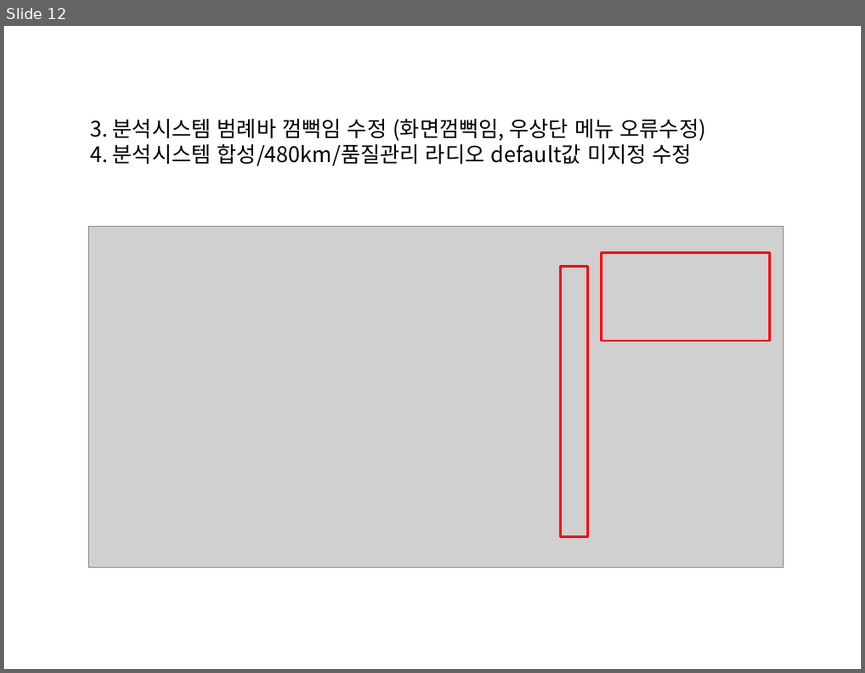
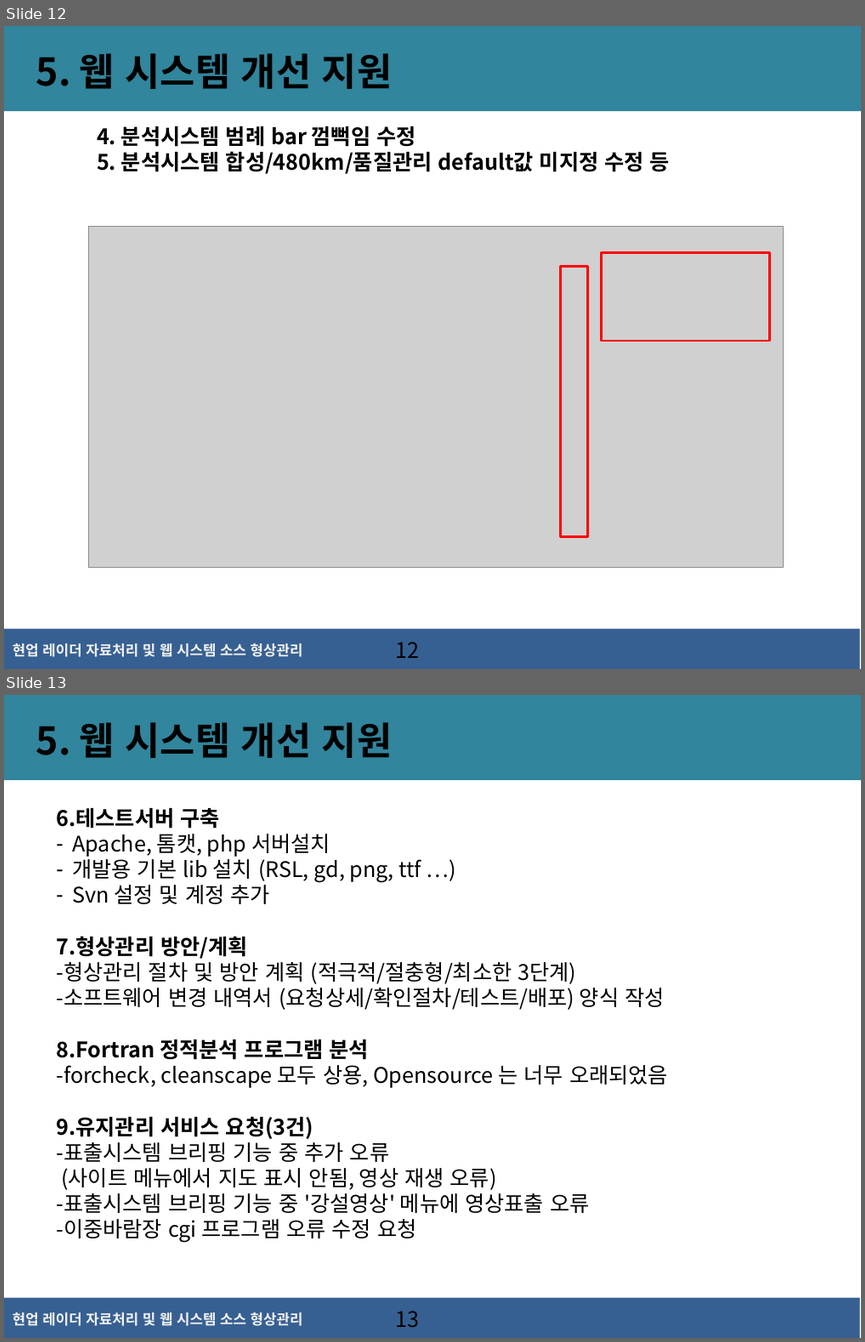
Before and after one commit to kodak00/FirstJava, a slide deck: 현업 레이더자료처리 및 웹시스템 소스 형상관리(김언식).pptx. Shown one above the other, each under a label of ours: slide 12 before the commit, slides 12 and 13 after it. The pictures are 865x673 and 865x1342 pixels, drawn with LibreOffice and Linux fonts; fonts in the diff are those of the drawing; grey boxes stand for pictures; background and template pictures are left out. Boxes give left, top, right and bottom in pixels: in the first picture for what was removed or moved away, otherwise in the second. Text is boxed around its words. In the diff, an @@ line names an element or a change of style, - is before the commit and + after.

```diff
--- a/현업 레이더자료처리 및 웹시스템 소스 형상관리(김언식).pptx
+++ b/현업 레이더자료처리 및 웹시스템 소스 형상관리(김언식).pptx
@@ slide 13 added at [4, 695, 861, 1338], background #FFFFFF; not listed: 3 template elements that a slide beside it also shows @@
@@ text added at [36, 722, 392, 758], 32 pt, text #000000, bold @@
+5. 웹 시스템 개선 지원
@@ text added at [56, 808, 668, 1242], 18 pt, text #000000 @@
+6.테스트서버 구축
+– Apache, 톰캣, php 서버설치
+– 개발용 기본 lib 설치 (RSL, gd, png, ttf …)
+– Svn 설정 및 계정 추가
+7.형상관리 방안/계획
+-형상관리 절차 및 방안 계획 (적극적/절충형/최소한 3단계)
+-소프트웨어 변경 내역서 (요청상세/확인절차/테스트/배포) 양식 작성
+8.Fortran 정적분석 프로그램 분석
+-forcheck, cleanscape 모두 상용, Opensource 는 너무 오래되었음
+9.유지관리 서비스 요청(3건)
+-표출시스템 브리핑 기능 중 추가 오류
+(사이트 메뉴에서 지도 표시 안됨, 영상 재생 오류)
+-표출시스템 브리핑 기능 중 '강설영상' 메뉴에 영상표출 오류
+-이중바람장 cgi 프로그램 오류 수정 요청
@@ page number added at [395, 1310, 419, 1327], 18 pt, text #000000 @@
+13
@@ slide 12 changed as well @@
@@ rectangle added at [4, 26, 861, 111], fill #31859C @@
@@ text added at [36, 53, 392, 89], 32 pt, text #000000, bold @@
+5. 웹 시스템 개선 지원
@@ text at [97, 126, 670, 174]: text changed; bold on @@
-3. 분석시스템 범례바 껌뻑임 수정 (화면껌뻑임, 우상단 메뉴 오류수정)
-4. 분석시스템 합성/480km/품질관리 라디오 default값 미지정 수정
+4. 분석시스템 범례 bar 껌뻑임 수정
+5. 분석시스템 합성/480km/품질관리 default값 미지정 수정 등
@@ rectangle added at [4, 629, 860, 669], fill #376092 @@
@@ text added at [12, 643, 303, 657], 12 pt, text #F2F2F2, bold @@
+현업 레이더 자료처리 및 웹 시스템 소스 형상관리
@@ page number added at [395, 641, 419, 658], 18 pt, text #000000 @@
+12
```
Also in this commit, not shown: 9 other slides changed, 5 other slides added, 3 slides removed.
